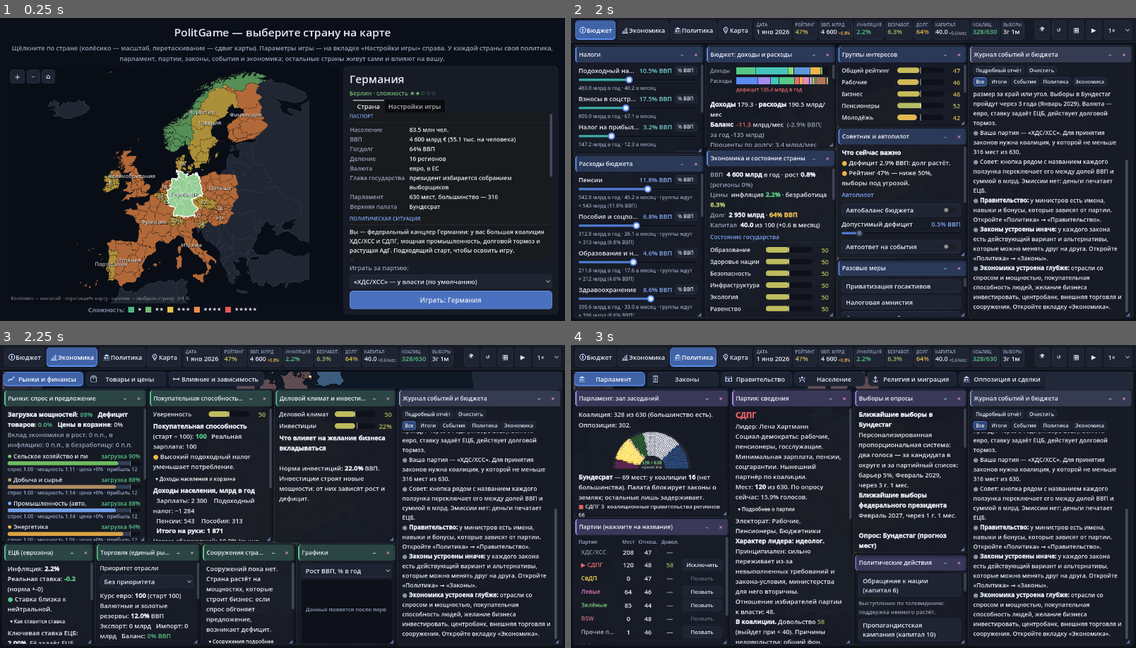
Above: before the commit, frames 1-4 (two rows, left to right).
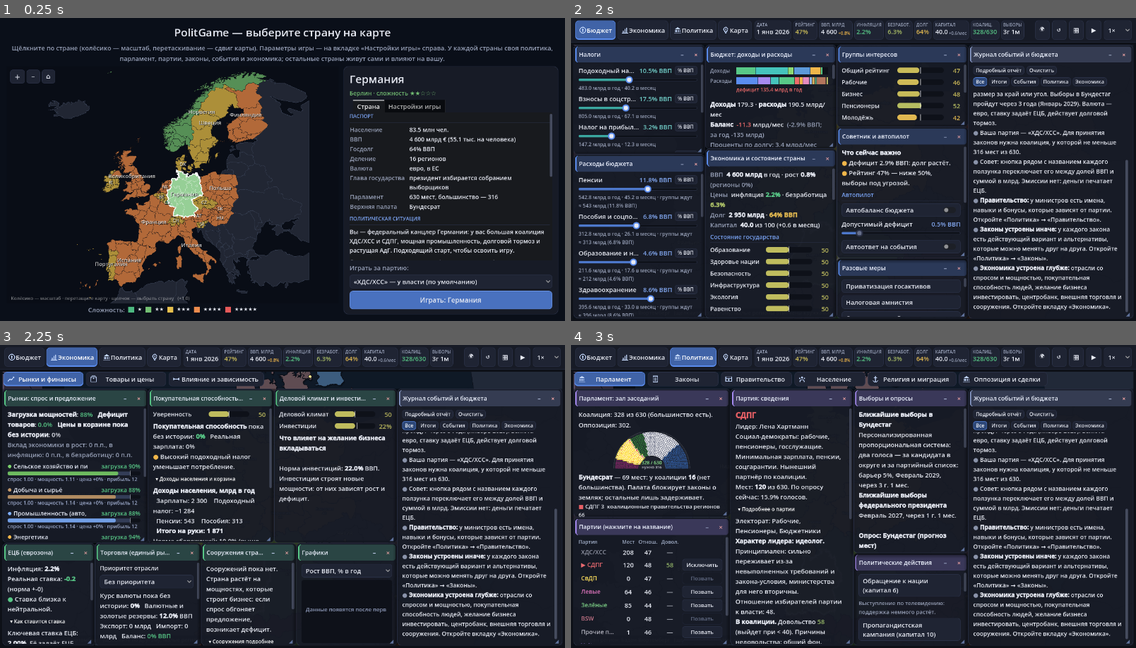
Above: after the commit, the same moments.

Repository: Maks46921/Myrep
Game: Godot game, scene res://main.tscn
Two runs of this game, one before a commit and one after it. Both use one fixed random seed, a clock stepped at 60 frames per second and the inputs below.
Inputs:
- Up to frame 1 (0.25 s): no input
- Up to frame 2 (2 s): click "Играть: Германия" at 0.5 s; click "Бюджет" at 1.25 s
- Up to frame 3 (2.25 s): click "Экономика" at 2 s
- Up to frame 4 (3 s): click "Политика" at 2.75 s

Frames 1-2 are identical in both runs. In frame 3, 5.0% of the frame differs, in the area x 1-47%, y 25-91%; in frame 4, nothing differs.

Commit message:
v35: 12-month history instead of since-start values

Diff:
--- a/scripts/logic/log.gd
+++ b/scripts/logic/log.gd
@@ -149,3 +149,55 @@
 
 func log_tag(tag: String, col: String, text: String) -> void:
 	log_add({"k": "line", "cat": LOG_TAG_CAT.get(tag, "ev"), "tag": tag, "col": col, "t": text})
+
+
+# ============================================================
+#  v35: ИСТОРИЯ ЗА 12 МЕСЯЦЕВ (вместо сравнений «с начала игры»)
+# ============================================================
+func h12_push(k: String, v: Variant) -> void:
+	var a: Array = h12.get(k, [])
+	a.append(v.duplicate() if v is Array else v)
+	while a.size() > 13:
+		a.pop_front()
+	h12[k] = a
+
+
+# значение год назад (или самое старое из накопленных); now — если истории ещё нет
+func h12_ago(k: String, now: Variant) -> Variant:
+	var a: Array = h12.get(k, [])
+	return a[0] if a.size() > 0 else now
+
+
+# за сколько месяцев есть сравнение
+func h12_months(k: String) -> int:
+	return maxi(0, (h12.get(k, []) as Array).size() - 1)
+
+
+func h12_label(k: String) -> String:
+	var m := h12_months(k)
+	return "за 12 мес." if m >= 12 else ("за %d мес." % m if m > 0 else "пока без истории")
+
+
+func h12_snap() -> void:
+	if not ec.is_empty():
+		for key in ["ppi", "rw", "fxs", "cpi_idx"]:
+			if ec.has(key):
+				h12_push(key, float(ec[key]))
+		if ec.has("mk"):
+			for m in MARKETS:
+				h12_push("mk:" + String(m["id"]), float(ec["mk"][m["id"]]["p"]))
+		if ec.has("gp"):
+			h12_push("cpi_goods", cpi_goods())
+			for gr in GROUPS:
+				h12_push("gcpi:" + String(gr), group_cpi(gr))
+	if pol.has("vat"):
+		h12_push("vat", float(pol["vat"]))
+	if not soc.is_empty() and soc.has("in_now"):
+		h12_push("mig_in", float(soc["in_now"]))
+	if regions.size() > 0 and (regions[0] as Dictionary).has("rel"):
+		h12_push("faith", soc_national())
+	if AG != null and ag_on:
+		var pr: Array = []
+		for r in regions.size():
+			pr.append(AG.region_prot(r))
+		h12_push("prot", pr)
--- a/scripts/logic/turn.gd
+++ b/scripts/logic/turn.gd
@@ -61,6 +61,10 @@
 
 
 func fed_month() -> void:
+	pass
+
+
+func h12_snap() -> void:
 	pass
 
 
@@ -309,6 +313,7 @@
 
 
 func take_month_snap() -> void:
+	h12_snap()
 	month_snap = {"infl": inflation, "unemp": unemployment, "support": support.duplicate(), "appr": approval()}
 
 
--- a/scripts/state/state.gd
+++ b/scripts/state/state.gd
@@ -64,6 +64,7 @@
 
 var crisis_months := 0
 var prev_head: Array = []     # v35: доли кандидатов в 1-м туре прошлых выборов главы государства
+var h12 := {}                 # v35: помесячная история показателей за последние 12 мес.
 var deadlock := 0             # v35: досрочных выборов подряд из-за несформированного правительства
 var minority_gov := false     # v35: правительство меньшинства на терпимости (выход из кризиса)
 var techno_until := -1        # v35: техническое правительство до этого месяца
--- a/scripts/ui/ui_econ.gd
+++ b/scripts/ui/ui_econ.gd
@@ -177,8 +177,8 @@
 	var mk: Dictionary = ec["mk"]
 	var util: float = float(ec["util"])
 	var st: float = float(ec["short_tot"])
-	var cpi: float = (float(ec["cpi_idx"]) - 1.0) * 100.0
-	ec_head_rt.text = "[b]Загрузка мощностей[/b]: [color=%s]%.0f%%[/color]   [b]Дефицит товаров[/b]: [color=%s]%.1f%%[/color]   [b]Цены в корзине[/b]: %s%%\n[color=%s]Вклад экономики в рост: %s п.п., в инфляцию: %s п.п., в безработицу: %s п.п.[/color]" % [
+	var cpi: float = (float(ec["cpi_idx"]) / maxf(0.0001, float(h12_ago("cpi_idx", ec["cpi_idx"]))) - 1.0) * 100.0
+	ec_head_rt.text = ("[b]Загрузка мощностей[/b]: [color=%s]%.0f%%[/color]   [b]Дефицит товаров[/b]: [color=%s]%.1f%%[/color]   [b]Цены в корзине " + h12_label("cpi_idx") + "[/b]: %s%%\n[color=%s]Вклад экономики в рост: %s п.п., в инфляцию: %s п.п., в безработицу: %s п.п.[/color]") % [
 		COL_GOOD if util < 0.97 and util > 0.75 else COL_WARN, util * 100.0, COL_BAD if st > 0.01 else COL_GOOD, st * 100.0, sg(cpi, 1),
 		COL_DIM, sg(float(ec["ec_g"]), 1), sg(float(ec["d_infl"]), 1), sg(float(ec["d_unemp"]), 1)]
 	for m in MARKETS:
@@ -193,16 +193,19 @@
 	var ppi: float = float(ec["ppi"])
 	set_bar("ec_cconf", float(ec["cconf"]))
 	var lines: PackedStringArray = []
-	var pp_head := "[b]Покупательная способность[/b] (старт = 100): [color=%s][b]%.0f[/b][/color]   Реальная зарплата: %.0f" % [good_col(ppi >= 0.98), ppi * 100.0, float(ec["rw"]) * 100.0]
+	var ppc: float = (ppi / maxf(0.0001, float(h12_ago("ppi", ppi))) - 1.0) * 100.0
+	var rwc: float = (float(ec["rw"]) / maxf(0.0001, float(h12_ago("rw", ec["rw"]))) - 1.0) * 100.0
+	var pp_head := "[b]Покупательная способность[/b] %s: [color=%s][b]%s%%[/b][/color]   Реальная зарплата: %s%%" % [h12_label("ppi"), good_col(ppc >= -0.5), sg(ppc, 1), sg(rwc, 1)]
 	lines.append("[b]Доходы населения, млрд в год[/b]")
 	lines.append("  Зарплаты: %s    Подоходный налог: −%s" % [fmt_n(float(inc["wages"])), fmt_n(float(inc["tax"]))])
 	lines.append("  Пенсии: %s    Пособия: %s" % [fmt_n(float(inc["pens"])), fmt_n(float(inc["ben"]))])
 	lines.append("  [b]Итого на руки: %s[/b]" % fmt_n(float(inc["total"])))
 	lines.append("Норма сбережений: %.1f%% (выше ставка — больше откладывают, меньше тратят)" % (float(ec["sav"]) * 100.0))
-	lines.append("[b]Потребительская корзина[/b] (цена к старту)")
+	lines.append("[b]Потребительская корзина[/b] (изменение цен %s)" % h12_label("mk:" + String(MARKETS[0]["id"])))
 	for m in MARKETS:
 		if float(m["kg"]) > 0.0:
-			var pm: float = (float(mk[m["id"]]["p"]) - 1.0) * 100.0
+			var p_now: float = float(mk[m["id"]]["p"])
+			var pm: float = (p_now / maxf(0.0001, float(h12_ago("mk:" + String(m["id"]), p_now))) - 1.0) * 100.0
 			lines.append("  %s (%.0f%% корзины): [color=%s]%s%%[/color]" % [m["short"], float(m["kg"]) * 100.0, COL_BAD if pm > 3.0 else (COL_GOOD if pm < -3.0 else COL_DIM), sg(pm, 0)])
 	var tips: PackedStringArray = []
 	if inflation > 6.5:
@@ -268,7 +271,7 @@
 	# торговля
 	var gl: PackedStringArray = []
 	var fxs: float = float(ec["fxs"])
-	gl.append("Курс евро: [b]%.0f[/b] (старт 100)   Валютные и золотые резервы: [b]%.1f%%[/b] ВВП" % [fxs * 100.0, float(ec["res"])])
+	gl.append("Курс валюты %s: [b]%s%%[/b]   Валютные и золотые резервы: [b]%.1f%%[/b] ВВП" % [h12_label("fxs"), sg((fxs / maxf(0.0001, float(h12_ago("fxs", fxs))) - 1.0) * 100.0, 1), float(ec["res"])])
 	gl.append("Экспорт: %s млрд   Импорт: %s млрд   Баланс: [color=%s]%s%% ВВП[/color]" % [fmt_n(float(ec["exp_v"])), fmt_n(float(ec["imp_v"])), good_col(float(ec["nx"]) > -1.5), sg(float(ec["nx"]), 1)])
 	var gf_more: PackedStringArray = []
 	gf_more.append("Мировой спрос: [b]%.0f[/b]   Цены на сырьё: [b]%.0f[/b]" % [float(ec["wd"]) * 100.0, float(ec["comm"]) * 100.0])
@@ -326,9 +329,8 @@
 	var w: FloatWindow = new_window("gd_list", "Товары: цены и спрос", 7, Rect2(0.0, 0.0, 0.37, 1.0))
 	gd_head_rt = make_rt(w.body)
 	gd_mode_opt = OptionButton.new()
-	gd_mode_opt.add_item("Цены с начала игры")
 	gd_mode_opt.add_item("Цены за 12 месяцев")
-	gd_mode_opt.add_item("Спрос (индекс)")
+	gd_mode_opt.add_item("Спрос (100 — обычный уровень)")
 	gd_mode_opt.fit_to_longest_item = false
 	gd_mode_opt.clip_text = true
 	gd_mode_opt.item_selected.connect(func(_i: int) -> void: update_goods_windows())
@@ -359,9 +361,9 @@
 	var cpi12 := 0.0
 	for g in GOODS:
 		cpi12 += float(g["kg"]) * float((ec["gh"][g["id"]] as Array)[0])
-	gd_head_rt.text = "[b]Корзина товаров и услуг[/b]: цены с начала игры [b][color=%s]%s%%[/color][/b], за последние %d мес. [b][color=%s]%s%%[/ …(205 unchanged characters)…
-		COL_BAD if cpi > 1.03 else (COL_GOOD if cpi < 0.99 else COL_DIM), sg((cpi - 1.0) * 100.0, 1), months, COL_BAD if cpi / cpi12 > 1.02 else COL_DIM, sg((cpi / cpi12 - 1.0) * 100.0, 1), COL_DIM, inflation]
-	var mode: int = gd_mode_opt.selected
+	gd_head_rt.text = "[b]Корзина товаров и услуг[/b]: цены за последние %d мес. [b][color=%s]%s%%[/ …(205 unchanged characters)…
+		months, COL_BAD if cpi / cpi12 > 1.02 else COL_DIM, sg((cpi / cpi12 - 1.0) * 100.0, 1), COL_DIM, inflation]
+	var mode: int = gd_mode_opt.selected + 1
 	var rows: Array = []
 	var order: Array = GOODS.duplicate()
 	for g in order:
@@ -383,8 +385,8 @@
 		for gr in GROUPS:
 			if prof_mult(gr, id) >= 1.6:
 				best.append(String(gr))
-		var tip := "%s\nОтрасль: %s. Доля в корзине %.1f%%.\nЦена: %.0f%% от стартовой (за 12 мес. %s%%). Спрос: %.0f%% от стартового.\nЦена следует за отраслью на %.0f%%; зависит от курса %s, пошлин %s, мировых цен на сырьё %s, НДС %s.\nУ кого сильно заметна: %s." % [
-			g["name"], String(mk_def(g["mk"])["name"]), float(g["kg"]) * 100.0, p * 100.0, sg(good_yoy(id) * 100.0, 1), d * 100.0, float(g["ps"]) * 100.0,
+		var tip := "%s\nОтрасль: %s. Доля в корзине %.1f%%.\nЦена за 12 мес.: %s%%. Спрос: %.0f (100 — обычный уровень).\nЦена следует за отраслью на %.0f%%; зависит от курса %s, пошлин %s, мировых цен на сырьё %s, НДС %s.\nУ кого сильно заметна: %s." % [
+			g["name"], String(mk_def(g["mk"])["name"]), float(g["kg"]) * 100.0, sg(good_yoy(id) * 100.0, 1), d * 100.0, float(g["ps"]) * 100.0,
 			"да" if float(g["xf"]) > 0.0 else "нет", "да" if float(g["tf"]) > 0.0 else "нет", "да" if float(g["dc"]) > 0.0 else "нет", "да" if float(g["vat"]) > 0.0 else "нет",
 			", ".join(best) if best.size() > 0 else "у всех примерно поровну"]
 		rows.append({"label": "%s  %.0f%%" % [g["short"], float(g["kg"]) * 100.0], "col": goods_market_color(g["mk"]), "v": v, "vt": vt, "tip": tip})
@@ -405,7 +407,9 @@
 		var tops: PackedStringArray = []
 		for it in group_top_goods(gr, 3):
 			tops.append("%s %.0f%%" % [String(good_def(it[0])["short"]).to_lower(), float(it[1]) * 100.0])
-		var gi: float = (group_cpi(gr) - 1.0) * 100.0
+		var gc_now: float = group_cpi(gr)
+		var gi: float = (gc_now / maxf(0.0001, float(h12_ago("gcpi:" + String(gr), gc_now))) - 1.0) * 100.0
+		var cpi_y: float = (cpi / maxf(0.0001, float(h12_ago("cpi_goods", cpi))) - 1.0) * 100.0
 		if gap > best_v:
 			best_v = gap
 			best_g = gr
@@ -414,7 +418,7 @@
 			worst_g = gr
 		var sup_t := goods_support_term(gr)
 		grows.append({"label": gr, "col": Color("#a58af0"), "v": gap, "vt": "%s п.п." % sg(gap, 1),
-			"tip": "%s: главные траты — %s.\nКорзина подорожала на %s%% с начала игры (средняя по стране: %s%%).\nРазница со средней: %s п.п. — влияет на поддержку власти: %s." % [gr, ", ".join(tops), sg(gi, 1), sg((cpi - 1.0) * 100.0, 1), sg(gap, 1), sg(sup_t, 1)]})
+			"tip": "%s: главные траты — %s.\nКорзина подорожала %s на %s%% (средняя по стране: %s%%).\nНакопленная разница со средней: %s п.п. — влияет на поддержку власти: %s." % [gr, ", ".join(tops), h12_label("cpi_goods"), sg(gi, 1), sg(cpi_y, 1), sg(gap, 1), sg(sup_t, 1)]})
 	var gmx := 0.0
 	for r2 in grows:
 		gmx = maxf(gmx, absf(float(r2["v"])))
@@ -430,10 +434,10 @@
 	var vat_r: float = float(pol["vat"]) / maxf(0.01, float(pol_def["vat"])) - 1.0
 	var dl: PackedStringArray = []
 	dl.append("[b]Внешние и политические факторы[/b]")
-	dl.append("Курс валюты: [b]%.0f[/b] (старт 100) — %s" % [float(ec["fxs"]) * 100.0, "импорт дорожает: электроника, топливо …(108 unchanged characters)…
+	dl.append("Курс валюты %s: [b]%s%%[/b] — %s" % [h12_label("fxs"), sg((float(ec["fxs"]) / maxf(0.0001, float(h12_ago("fxs", ec["fxs"]))) - 1.0) * 100.0, 1), "импорт дорожает: электроника, топливо …(108 unchanged characters)…
 	dl.append("Мировые цены на сырьё: [b]%.0f[/b] — %s" % [float(ec["comm"]) * 100.0, "дорожают топливо и электричество" if float(ec["comm"]) > 1.05 else ("топливо и электричество дешевеют" if float(ec["comm"]) < 0.95 else "нейтрально")])
 	dl.append("Ввозные пошлины: [b]%.1f%%[/b] (норма 5%%) — %s" % [float(ec["tariff"]), "дорожают импортные товары" if float(ec["tariff"]) > 6.0 else "без влияния"])
-	dl.append("НДС: [b]%s%%[/b] к стартовой ставке — %s" % [sg(vat_r * 100.0, 0), "цены на товары и услуги растут (кром …(110 unchanged characters)…
+	dl.append("НДС: [b]%.1f%%[/b] ВВП (%s %s п.п.) — %s" % [float(pol["vat"]), h12_label("vat"), sg(float(pol["vat"]) - float(h12_ago("vat", pol["vat"])), 1), "цены на товары и услуги растут (кром …(110 unchanged characters)…
 	dl.append("Реальная ставка: [b]%s[/b] — %s" % [sg(float(ec["real_gap"]), 1), "дешёвые кредиты разгоняют цены на жильё" if float(ec["real_gap"]) < -1.0 else ("дорогие кредиты охлаждают рынок жилья" if float(ec["real_gap"]) > 1.0 else "жильё в норме")])
 	dl.append("[b]Спрос и предложение отраслей[/b]")
 	for m in MARKETS:
--- a/scripts/ui/ui_pop.gd
+++ b/scripts/ui/ui_pop.gd
@@ -310,10 +310,11 @@
 		for r in regions.size():
 			rows.append(r)
 		rows.sort_custom(func(p, q): return AG.region_prot(p) > AG.region_prot(q))
-		var rt := "Доля агентов с оценкой власти ниже %d, и изменение с начала игры. Она повышает недовольство региона.\n" % int(AgentPop.PROT_AT)
+		var rt := "Доля агентов с оценкой власти ниже %d и её изменение %s. Она повышает недовольство региона.\n" % [int(AgentPop.PROT_AT), h12_label("prot")]
+		var pr0: Array = h12_ago("prot", [])
 		for r in rows:
 			var cur: float = AG.region_prot(r) * 100.0
-			var dv: float = cur - float(ag_prot0[r]) * 100.0
+			var dv: float = cur - (float(pr0[r]) * 100.0 if r < pr0.size() else cur)
 			rt += "%s — [b]%.0f%%[/b] [color=%s](%+.1f)[/color]\n" % [String(REGIONS[r]["name"]), cur, "#ff8a80" if dv > 0.5 else ("#7bd88f" if dv < -0.5 else "#9aa4b8"), dv]
 		(ag_ui["reg"] as RichTextLabel).text = rt
 	var mv2: AgentMapView = ag_ui["map"]
--- a/scripts/ui/ui_soc.gd
+++ b/scripts/ui/ui_soc.gd
@@ -29,7 +29,7 @@
 	sw_chart = FaithChart.new()
 	w.body.add_child(sw_chart)
 	sw_rel_rt = make_rt(w.body)
-	add_note(w.body, "У каждого агента своя вера. Влияние считается от того, насколько доля конфессии изменилась с начала игры: чем больше её сторонников, тем сильнее эффект. Данные приблизительные.", true)
+	add_note(w.body, "У каждого агента своя вера. Влияние зависит от того, насколько доля конфессии выше или ниже её обычного уровня в стране: чем больше её сторонников, тем сильнее эффект. Данные приблизительные.", true)
 
 	w = new_window("sw_pol", "Религия и государство", 11, Rect2(0.36, 0.0, 0.34, 0.60))
 	sw_pol_rt = make_rt(w.body)
@@ -161,15 +161,16 @@
 	if AG != null and ag_on:
 		cnt = AG.faith_counts()
 	var base: Array = soc_cfg()["base"]
-	var t := "[table=5][cell][color=%s]Конфессия[/color][/cell][cell][color=%s] Доля[/color][/cell][cell][color=%s] С начала[/color][/cell][cell][color=%s] Агентов[/color][/cell][cell][color=%s] Эффект[/color][/cell]" % [COL_DIM, COL_DIM, COL_DIM, COL_DIM, COL_DIM]
+	var t := "[table=5][cell][color=%s]Конфессия[/color][/cell][cell][color=%s] Доля[/color][/cell][cell][color=%s] За год[/color][/cell][cell][color=%s] Агентов[/color][/cell][cell][color=%s] Эффект[/color][/cell]" % [COL_DIM, COL_DIM, COL_DIM, COL_DIM, COL_DIM]
 	for f in 7:
-		var dl: float = (float(nat[f]) - float(regions_rel0_nat(f))) * 100.0
+		var fy: Array = h12_ago("faith", nat)
+		var dl: float = (float(nat[f]) - float(fy[f])) * 100.0
 		var dc: String = COL_GOOD if dl > 0.05 else (COL_BAD if dl < -0.05 else COL_DIM)
 		t += "[cell][color=%s]■[/color] %s[/cell][cell] %.1f%%[/cell][cell][color=%s] %+.1f[/color][/cell][cell] %s[/cell][cell] [color=%s]%s[/color][/cell]" % [SOC_FCOL[f], SOC_FAITH[f], float(nat[f]) * 100.0, dc, dl, (str(cnt[f]) if cnt.size() == 7 else "—"), COL_DIM, soc_eff_line(f)]
 	t += "[/table]\n"
-	t += "\nИтог для страны (против начала игры): рост %+.2f п.п., безработица %+.2f п.п., налоговая дисциплина %+.1f%%." % [soc_g(), soc_unemp(), soc_tax() * 100.0]
+	t += "\nВлияние состава общества на страну сейчас: рост %+.2f п.п., безработица %+.2f п.п., налоговая дисциплина %+.1f%%." % [soc_g(), soc_unemp(), soc_tax() * 100.0]
 	sw_rel_rt.text = t
-	var rows: Array = [["Сейчас", nat, -1.0, null], ["Старт", regions_rel0_vec(), -1.0, null]]
+	var rows: Array = [["Сейчас", nat, -1.0, null], ["Год назад" if h12_months("faith") >= 12 else ("%d мес. назад" % h12_months("faith")), h12_ago("faith", nat), -1.0, null]]
 	(sw_chart as FaithChart).set_rows(rows, true)
 	var p := "Курс: [b]%s[/b]\nПоддержка общин: [b]%s[/b]\nИнтеграция общества: [b]%.0f[/b]/100 · напряжённость: [b]%.0f[/b]/100\n" % [SOC_SEC[int(soc["sec"])], ["нет", "базовая", "щедрая"][int(soc["fund"])], float(soc["integ"]), float(soc["tension"])]
 	p += "[color=%s]Секуляризм сокращает долю верующих, но злит консервативные группы. Поддержка общин укрепляет сплочённость и стоит денег.[/color]" % COL_DIM
@@ -180,7 +181,7 @@
 	_soc_btn_state("fund+", soc_cd_get("fund") > 0 or int(soc["fund"]) >= 2, "")
 	_soc_btn_state("dial", soc_cd_get("dialog") > 0, "")
 	var m := "Курс: [b]%s[/b]\nПрограммы интеграции: [b]%s[/b] · отбор: [b]%s[/b]\n" % [SOC_MIGN[int(soc["lvl"])], SOC_PROG[int(soc["prog"])], SOC_SEL[int(soc["sel"])]]
-	m += "Приток: [b]%.1f[/b] на 1000 жителей в год (старт %.1f) · отток: %.1f · накоплено чистой миграции: %+.2f млн\n" % [float(soc["in_now"]), float(soc["in0"]), float(soc["out_now"]), float(soc["net"])]
+	m += "Приток: [b]%.1f[/b] на 1000 жителей в год (%s: %.1f) · отток: %.1f · накоплено чистой миграции: %+.2f млн\n" % [float(soc["in_now"]), "год назад" if h12_months("mig_in") >= 12 else "в начале наблюдений", float(h12_ago("mig_in", soc["in_now"])), float(soc["out_now"]), float(soc["net"])]
 	var mx: Array = soc["mix"]
 	var parts := PackedStringArray()
 	for k in mx.size():
@@ -201,7 +202,7 @@
 	sw_reg_rt.text = r
 	var rr: Array = []
 	for i2 in regions.size():
-		rr.append([REGIONS[i2]["name"], regions[i2]["rel"], float(regions[i2]["relt"]), regions[i2]["rel0"]])
+		rr.append([REGIONS[i2]["name"], regions[i2]["rel"], float(regions[i2]["relt"]), null])
 	(sw_regchart as FaithChart).set_rows(rr, false)
 	var hh: Dictionary = soc["h"]
 	sw_spk_t.title = "Напряжённость и интеграция по месяцам"
--- a/scripts/ui/ui_world.gd
+++ b/scripts/ui/ui_world.gd
@@ -57,7 +57,7 @@
 	var fb := make_button("Влияние и зависимость: действовать с этой страной", dip_far_box)
 	fb.pressed.connect(on_dip_far_ex)
 	dip_far_box.visible = false
-	add_note(w.body, "Каждое соглашение даёт эффект, пока отношения достаточно тёплые. Уровни выше стартовых усиливают экономику и безопасность; в кризисе отношений соглашения рушатся.")
+	add_note(w.body, "Каждое соглашение даёт эффект, пока отношения достаточно тёплые. Уровни выше обычных усиливают экономику и безопасность; в кризисе отношений соглашения рушатся.")
 
 
 func update_dip_windows() -> void:
